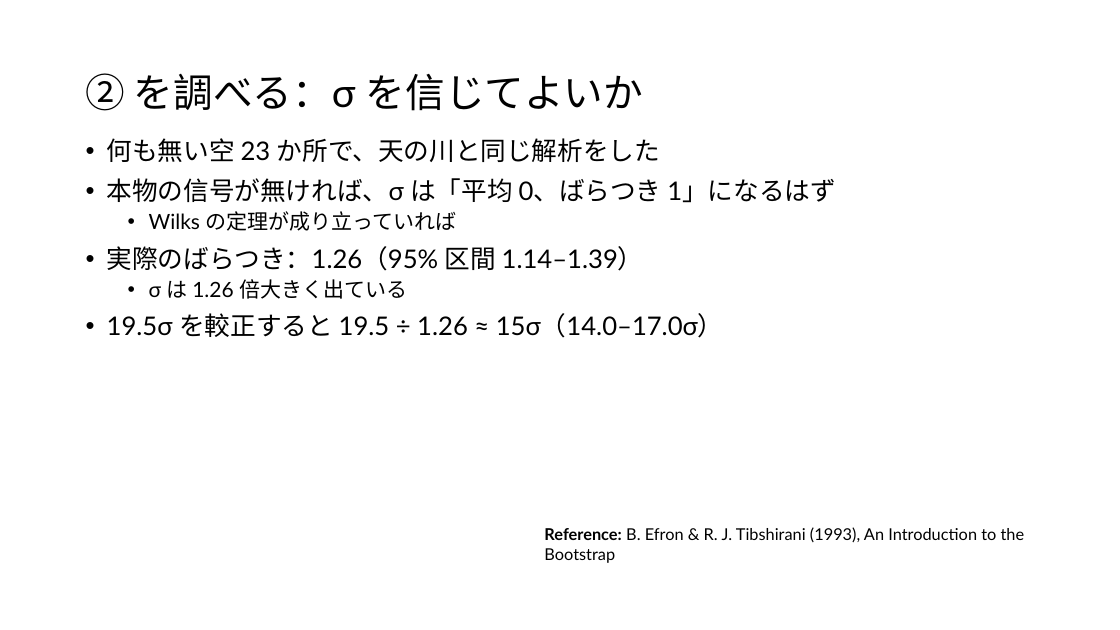
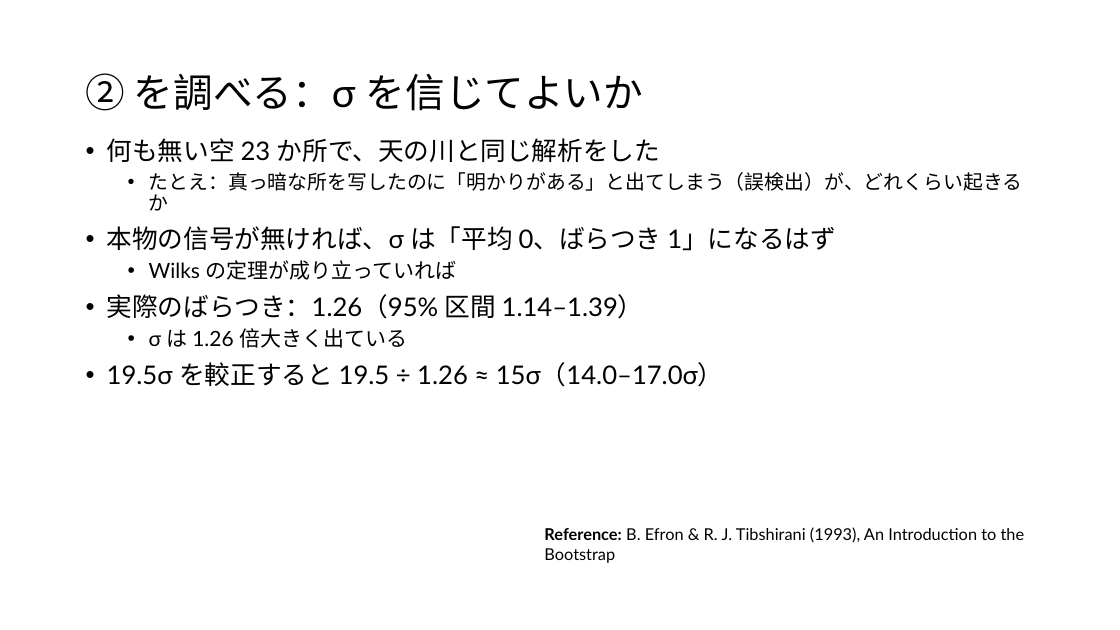
Before and after one commit to Mikann20041029/darkmatter-slides, a slide deck: slide 29 of slides/2026-10-02_研究進捗報告_claude.pptx (slide 27 before the commit). Drawn at 1120x630 pixels with LibreOffice and Linux fonts; fonts in the diff are those of the drawing. Boxes give left, top, right and bottom in pixels: in the first picture for what was removed or moved away, otherwise in the second. Text is boxed around its words. In the diff, an @@ line names an element or a change of style, - is before the commit and + after.

```diff
--- a/slides/2026-10-02_研究進捗報告_claude.pptx
+++ b/slides/2026-10-02_研究進捗報告_claude.pptx
@@ text at <box>149,172,1023,211</box>: paragraph added @@
+  • たとえ：真っ暗な所を写したのに「明かりがある」と出てしまう（誤検出）が、どれくらい起きるか
```
Also in this commit, not shown: 6 other slides changed, 2 slides added, 1 slide removed, 1 other file.
